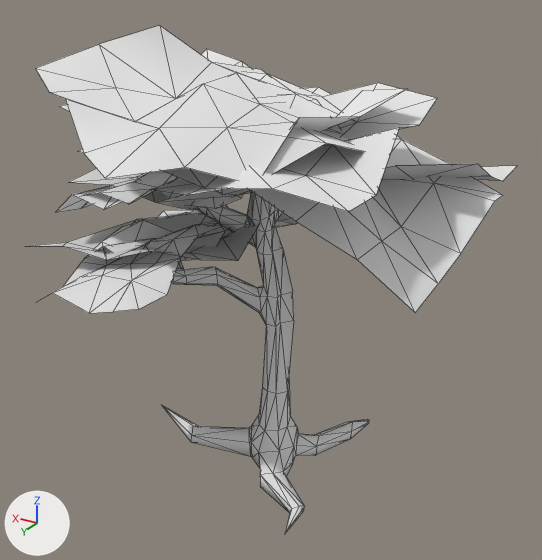
What one commit did to the Blender file blend/broad-leaved-tree.blend.
One viewpoint serves both versions: a 50 mm lens placed at (-3.23, 5.62, 4.56), pointed at (0.14, 0.01, 1.76). The axes (+X, +Y, +Z) are drawn at lower left. The lights are the same throughout. Mesh edges are drawn as thin lines. The same objects are shown in both versions, whatever each file hides.

Names of what the first picture shows: 'Tree_001'.
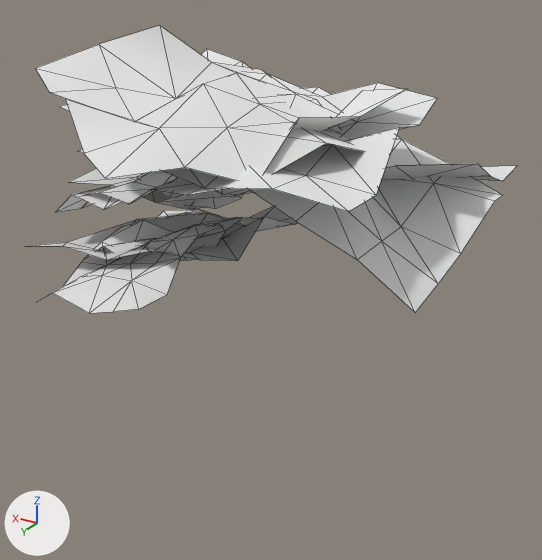
Where the change shows, as pixel boxes (x1, y1, x2, y2) in the pictures (542 x 560 px):
'Tree_001', reshaped (43% shorter): before (35, 25, 517, 533); after (35, 25, 517, 313)
part 1 of me_plane_005, deleted: before (163, 191, 369, 533)

The change, as a list of edits to the scene's bpy script:
```text
Change me_plane_005:
    where me_plane_005.from_pydata(...)  # 618 vertices, 998 faces; spans x -1.81..2.17, y -2.57..2.39, z -0.03..4.05
    used by ob_tree_001; location = (0.0, 0.0, 0.0)
    remove me_plane_005.materials.append(mat_material_001)  # white #e7e7e7
    me_plane_005 part 1: the loose piece of 293 vertices spanning x -0.87..1.51, y -0.77..1.19, z -0.03..3.57 is deleted
```
